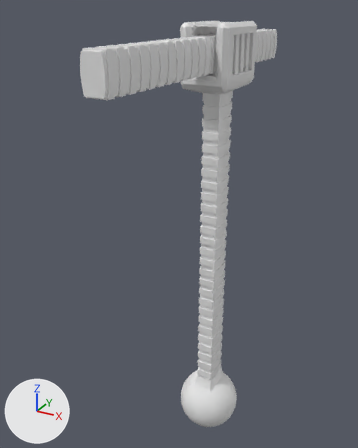
The Blender file raw_assets/heat_arm.blend as it was, and as the next commit left it.
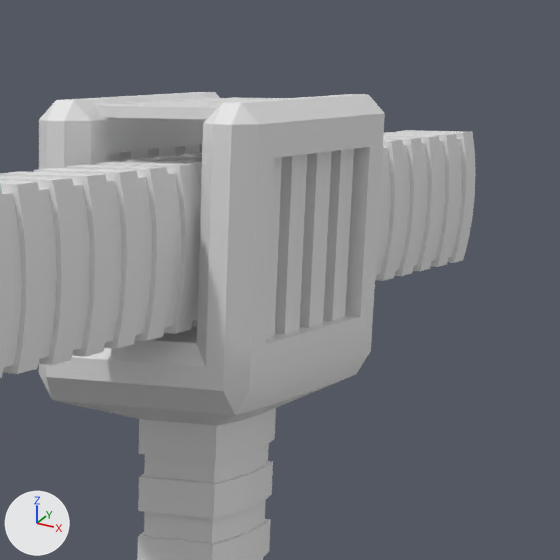
Each version is shown whole from a camera (50 mm lens) standing at (5.72, -12.59, 12.78) and looking at (-0.85, -0.66, 6.81), then close up on the part from 48% to 83% of the width and 0% to 28% of the height. The lights are fixed; the arrows at lower left show +X, +Y and +Z.

The older version as bpy lines, for what is in view:
```python
me_cube_001 = bpy.data.meshes.new('Cube.001')
me_cube_001.from_pydata(...)  # a box spanning x -1.0..1.0, y -1.0..1.0, z -1.0..1.0
me_sphere_005 = bpy.data.meshes.new('Sphere.005')
me_sphere_005.from_pydata(...)  # 207 vertices, 200 faces; spans x 0.0..0.66, y -1.03..1.03, z -0.55..1.55
me_sphere_005.polygons.foreach_set('use_smooth', [True] * 200)
me_sphere_005.materials.append(mat_other_matirial)  # white #e7e7e7
me_sphere_009 = bpy.data.meshes.new('Sphere.009')
me_sphere_009.from_pydata(...)  # 3010 vertices, 3224 faces; spans x -0.3..0.3, y -0.43..0.43, z 1.17..10.4
me_sphere_009.polygons.foreach_set('use_smooth', [True] * 3224)
ob_cube = bpy.data.objects.new('Cube', me_cube_001)
ob_cube.location = (0.064, -0.817, 12.355)
ob_cube.scale = (0.364, 0.0629, 0.0297)
_m = ob_cube.modifiers.new('Array', 'ARRAY')
_m.count = 6
_m.relative_offset_displace = (0.0, 2.6, 0.0)
ob_sphere_002 = bpy.data.objects.new('Sphere.002', me_sphere_009)
ob_sphere_002.location = (0.0, 5.039, 11.667)
ob_sphere_002.rotation_euler = (1.571, 0.0, 0.0)  # degrees (90, 0, 0)
ob_sphere_005 = bpy.data.objects.new('Sphere.005', me_sphere_005)
ob_sphere_005.location = (0.0, 0.0, 10.864)
_m = ob_sphere_005.modifiers.new('Mirror', 'MIRROR')
_m.use_clip = True
# also in view: 'Sphere.003' at (0.0, 0.0, 5.78)
```
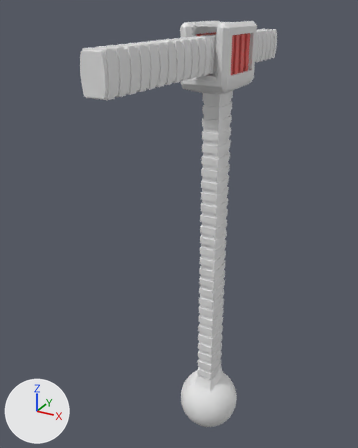
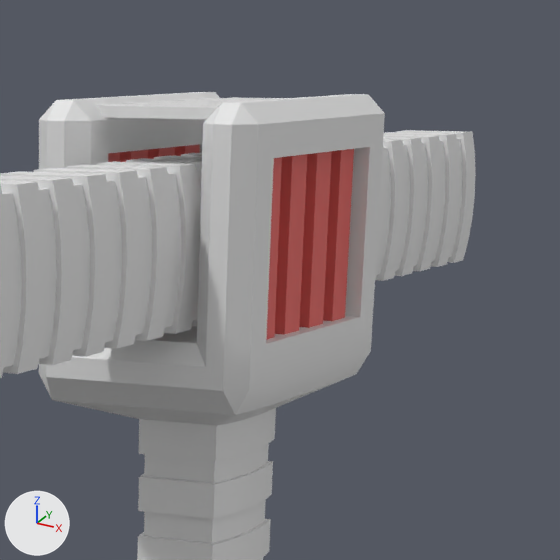
Changed parts and their boxes [x1, y1, x2, y2] in the close-ups (560 x 560 px):
part 1 of me_sphere_005, recoloured: [108, 144, 354, 339] in both

The edits, one by one:
Material 'heating element' (mat_heating_element) is new.
Its base color is (0.8, 0.119, 0.107) (red #e7615c).
me_sphere_005 has 207 vertices, 200 faces and spans x 0.0..0.66, y -1.03..1.03, z -0.55..1.55.
me_sphere_005 is used by ob_sphere_005; location (0.0, 0.0, 10.864).
me_sphere_005 part 1: all 16 faces centred in x 0.41..0.59, y -0.64..0.64, z 0.79 switch from mat_other_matirial (white #e7e7e7) to mat_heating_element (red #e7615c).
